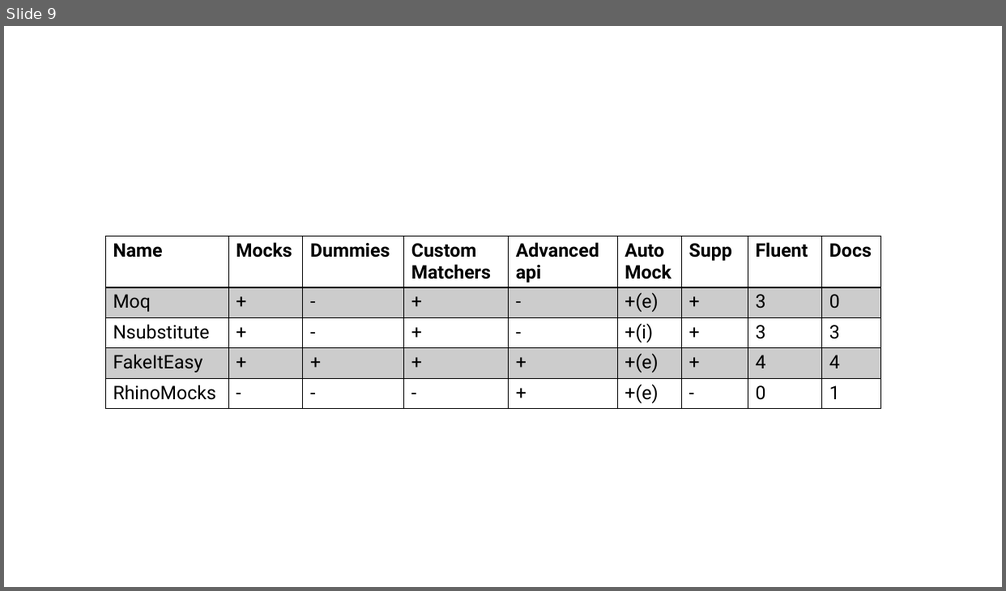
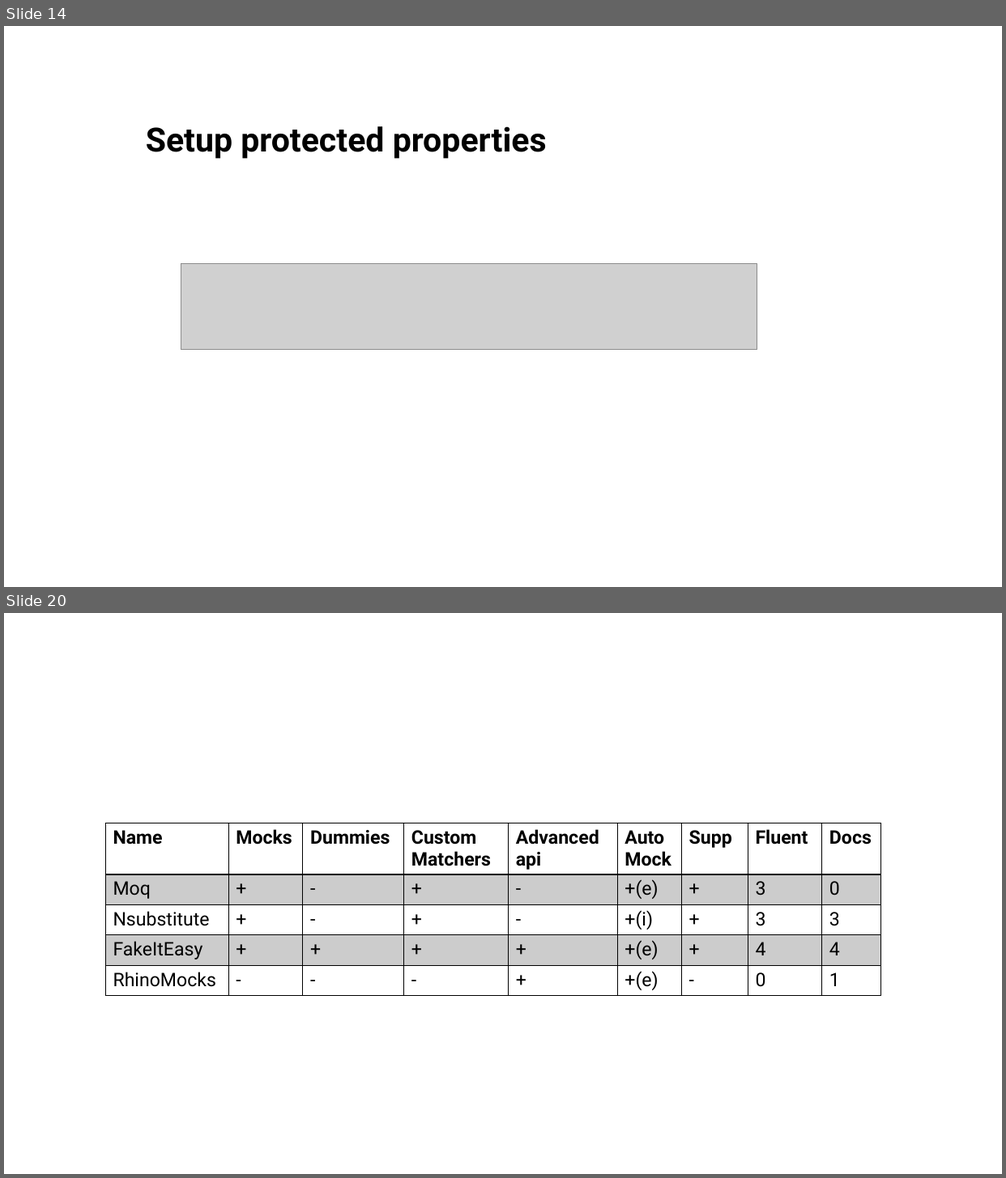
Before and after one commit to Shak-o/C-Examples, a slide deck: Mocking/Mocking.pptx. Shown one above the other, each under a label of ours: slide 9 before the commit, slides 14 and 20 after it; the slides between them are not shown. The pictures are 1006x591 and 1006x1178 pixels, drawn with LibreOffice and Linux fonts; fonts in the diff are those of the drawing; grey boxes stand for pictures. Boxes give left, top, right and bottom in pixels: in the first picture for what was removed or moved away, otherwise in the second. Text is boxed around its words. In the diff, an @@ line names an element or a change of style, - is before the commit and + after.

```diff
--- a/Mocking/Mocking.pptx
+++ b/Mocking/Mocking.pptx
@@ slide 14 added at bbox=[4, 26, 1002, 587], background #FFFFFF @@
@@ title added at bbox=[146, 126, 547, 159], 32 pt, text #000000, bold @@
+Setup protected properties
@@ picture added at bbox=[181, 263, 757, 350] @@
@@ what was slide 9 is now slide 20 @@
```
Also in this commit, not shown: 8 slides changed, 10 other slides added, 1 other file.
